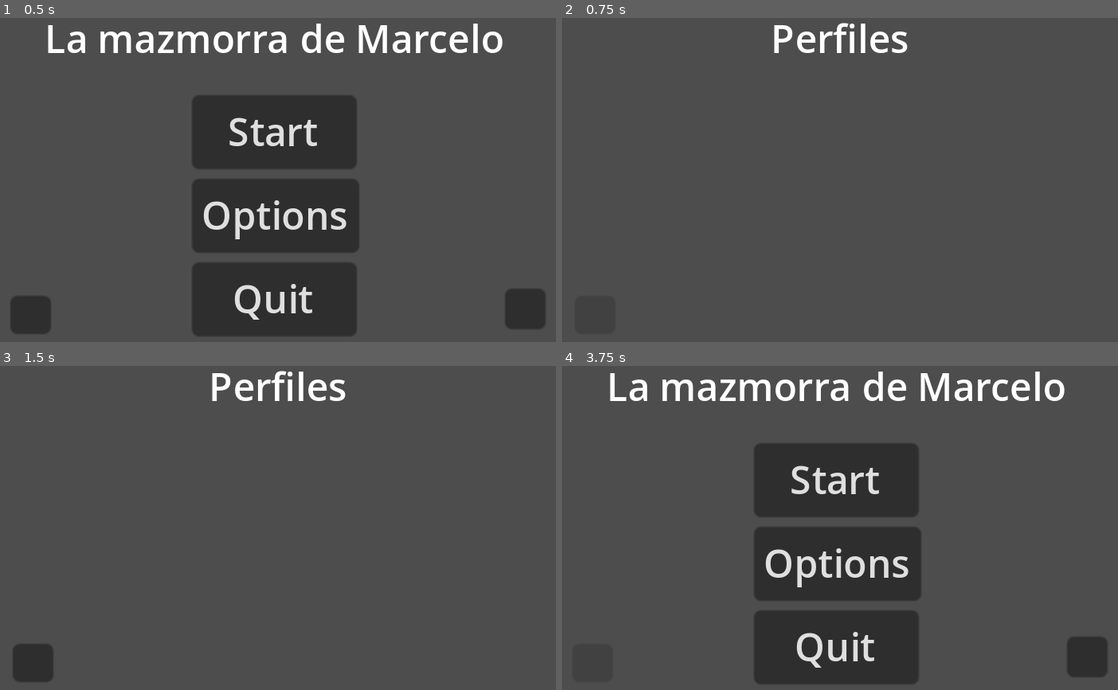
Above: before the commit, frames 1-4 (two rows, left to right).
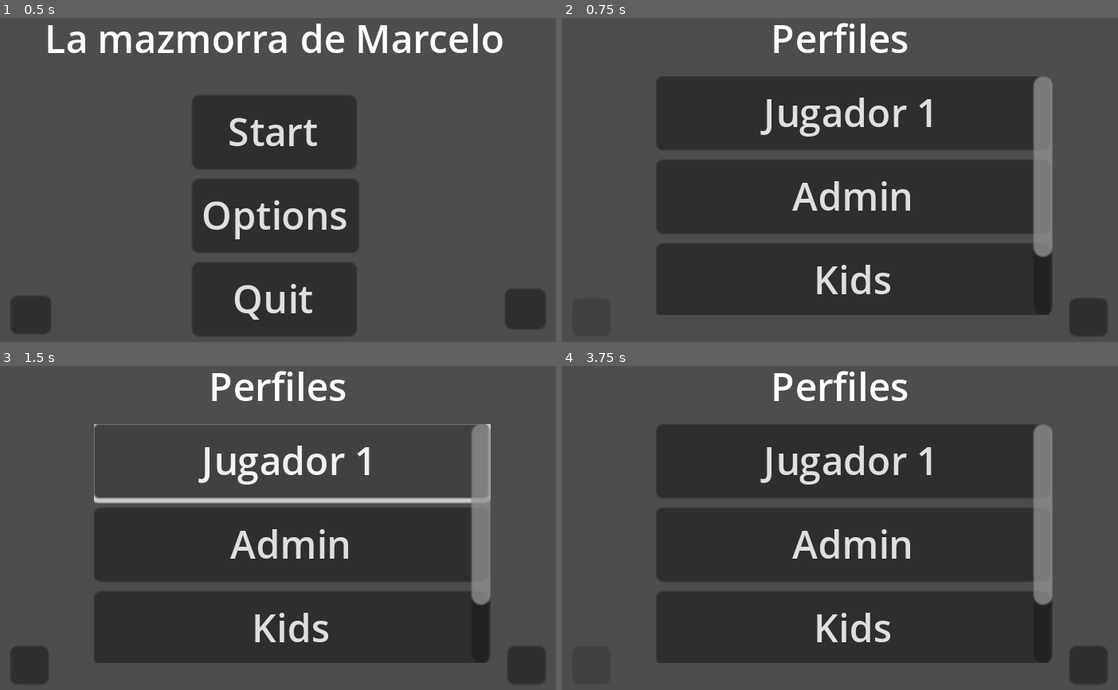
Above: after the commit, the same moments.

Repository: alvarolh33/marcelo
Game: Godot game, scene res://scenes/menu.tscn
Same seed, same stepped clock (60 frames per second), same inputs: the game is played once before the commit and once after it.
Inputs (mouse positions are in pixels of both pictures, inside the frame that each line leads up to; where the layout moved, square brackets give the same spot in the first picture):
- Up to frame 1 (0.5 s): no input
- Up to frame 2 (0.75 s): click (595, 316) at 0.5 s
- Up to frame 3 (1.5 s): click (289, 459) at 1.25 s, where only the run after the commit has a clickable "Jugador 1"
- Up to frame 4 (3.75 s): click (851, 544) at 2 s, where only the run after the commit has a clickable "Admin"; click (840, 472) at 2.75 s, where only the run after the commit has a clickable "Contenido explicito"; click (589, 664) [595, 664] at 3.5 s

Frame 1 is identical in both runs. In frame 2, 48% of the frame differs, in the area x 17-98%, y 18-99%; in frame 3, 36%; in frame 4, 41%.

Commit message:
Actualización menú perfiles

Diff:
--- /dev/null
+++ b/scenes/admin_profile.tscn
@@ -0,0 +1,57 @@
+[gd_scene load_steps=2 format=3 uid="uid://06lkmm35tkfe"]
+
+[ext_resource type="Script" path="res://scripts/admin_profile.gd" id="1_d0bc0"]
+
+[node name="AdminProfile" type="Node2D"]
+script = ExtResource("1_d0bc0")
+
+[node name="BoxContainer" type="BoxContainer" parent="."]
+offset_right = 256.0
+offset_bottom = 32.0
+alignment = 1
+
+[node name="Label" type="Label" parent="BoxContainer"]
+layout_mode = 2
+text = "Perfil Administrador"
+
+[node name="VBoxContainer" type="VBoxContainer" parent="."]
+offset_left = 16.0
+offset_top = 32.0
+offset_right = 240.0
+offset_bottom = 128.0
+
+[node name="CheckButton" type="CheckButton" parent="VBoxContainer"]
+layout_mode = 2
+text = "Contenido explicito"
+
+[node name="OptionButton2" type="OptionButton" parent="."]
+offset_left = 159.0
+offset_top = 69.0
+offset_right = 224.0
+offset_bottom = 100.0
+item_count = 5
+popup/item_0/text = "  -"
+popup/item_0/id = 4
+popup/item_1/text = "1h"
+popup/item_1/id = 0
+popup/item_2/text = "2h"
+popup/item_2/id = 1
+popup/item_3/text = "3h"
+popup/item_3/id = 2
+popup/item_4/text = "4h"
+popup/item_4/id = 3
+
+[node name="Label" type="Label" parent="."]
+offset_left = 32.0
+offset_top = 72.0
+offset_right = 152.0
+offset_bottom = 96.0
+text = "Limite de horas"
+
+[node name="Back" type="Button" parent="."]
+offset_left = 16.0
+offset_top = 120.0
+offset_right = 32.0
+offset_bottom = 136.0
+
+[connection signal="pressed" from="Back" to="." method="_on_back_pressed"]
--- a/scenes/languages.tscn
+++ b/scenes/languages.tscn
@@ -18,9 +18,9 @@
 [node name="Back" type="Button" parent="."]
 custom_minimum_size = Vector2(5, 5)
 offset_left = 16.0
-offset_top = 119.0
-offset_right = 33.0
-offset_bottom = 135.0
+offset_top = 120.0
+offset_right = 32.0
+offset_bottom = 136.0
 
 [node name="ScrollContainer" type="ScrollContainer" parent="."]
 offset_left = 50.0
--- a/scenes/profile.tscn
+++ b/scenes/profile.tscn
@@ -16,9 +16,44 @@
 "
 
 [node name="Back" type="Button" parent="."]
-offset_left = 17.0
-offset_top = 119.0
-offset_right = 34.0
-offset_bottom = 135.0
+offset_left = 16.0
+offset_top = 120.0
+offset_right = 32.0
+offset_bottom = 136.0
+
+[node name="ScrollContainer" type="ScrollContainer" parent="."]
+offset_left = 51.0
+offset_top = 27.0
+offset_right = 217.0
+offset_bottom = 127.0
+
+[node name="VBoxContainer" type="VBoxContainer" parent="ScrollContainer"]
+layout_mode = 2
+
+[node name="player1" type="Button" parent="ScrollContainer/VBoxContainer"]
+custom_minimum_size = Vector2(165, 20)
+layout_mode = 2
+text = "Jugador 1"
+
+[node name="Admin" type="Button" parent="ScrollContainer/VBoxContainer"]
+layout_mode = 2
+text = "Admin
+"
+
+[node name="Kids" type="Button" parent="ScrollContainer/VBoxContainer"]
+layout_mode = 2
+text = "Kids"
+
+[node name="Add" type="Button" parent="ScrollContainer/VBoxContainer"]
+custom_minimum_size = Vector2(165, 20)
+layout_mode = 2
+text = "+"
+
+[node name="Button" type="Button" parent="."]
+offset_left = 224.0
+offset_top = 120.0
+offset_right = 240.0
+offset_bottom = 136.0
 
 [connection signal="pressed" from="Back" to="." method="_on_back_pressed"]
+[connection signal="pressed" from="ScrollContainer/VBoxContainer/Admin" to="." method="_on_admin_pressed"]
--- /dev/null
+++ b/scripts/admin_profile.gd
@@ -0,0 +1,6 @@
+extends Node2D
+
+
+
+func _on_back_pressed():
+	get_tree().change_scene_to_file("res://scenes/profile.tscn")
--- a/scripts/profile.gd
+++ b/scripts/profile.gd
@@ -2,3 +2,8 @@
 
 func _on_back_pressed():
 	get_tree().change_scene_to_file("res://scenes/menu.tscn")
+
+
+
+func _on_admin_pressed():
+	get_tree().change_scene_to_file("res://scenes/admin_profile.tscn")
